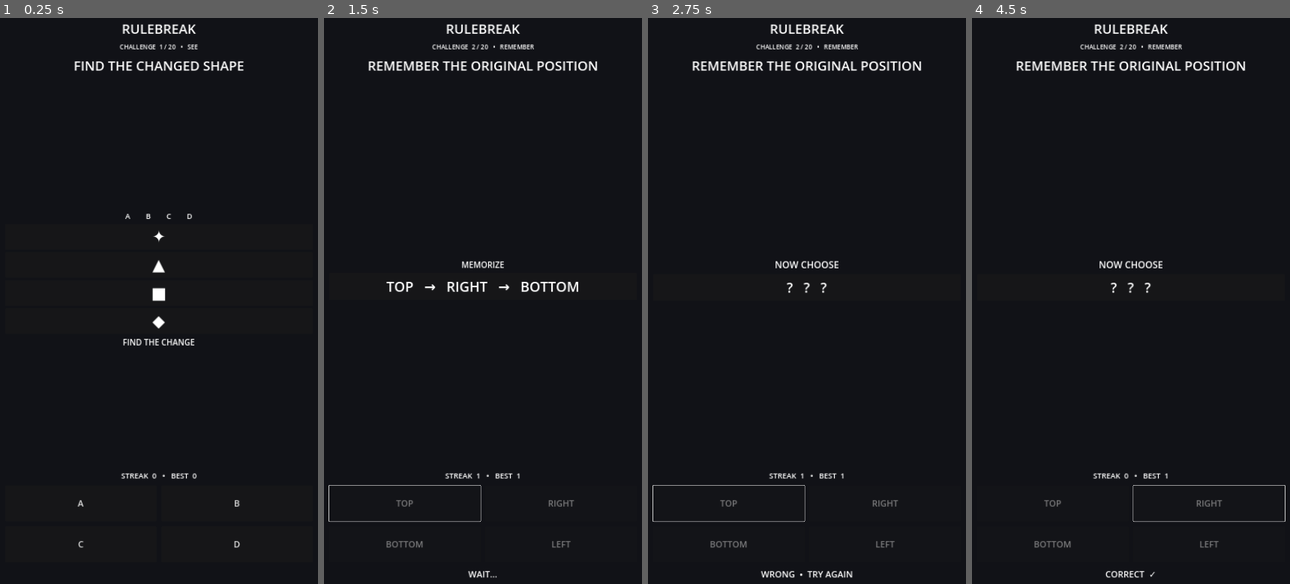
Above: before the commit, frames 1-4 (left to right).
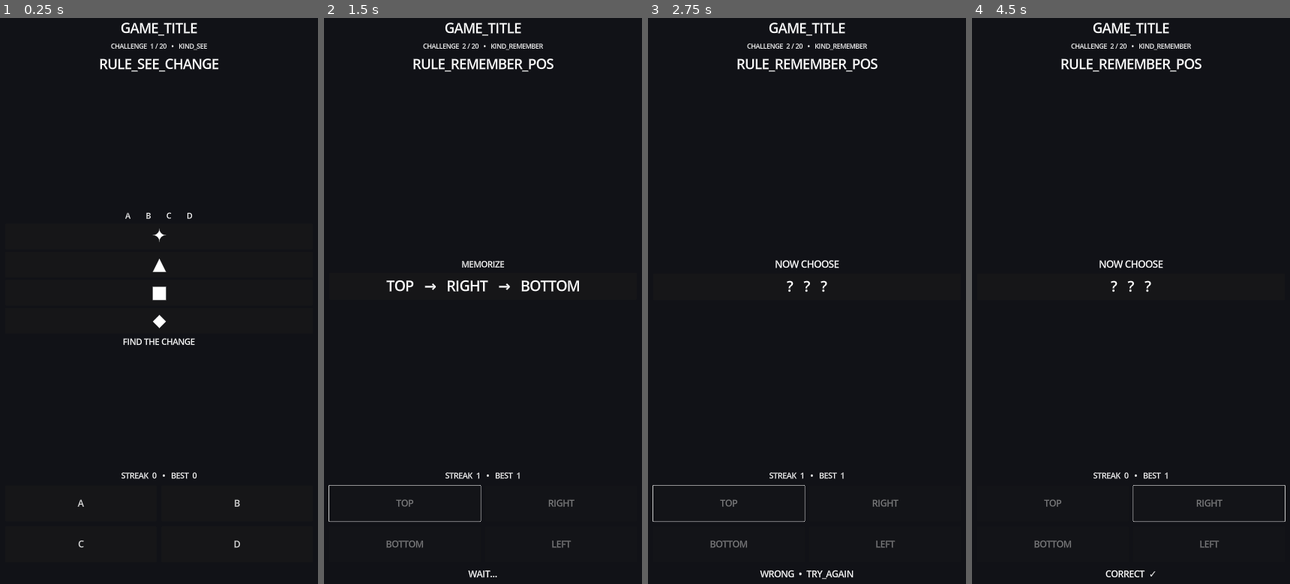
Above: after the commit, the same moments.

Repository: lukeniukrostyslav/rulebreak8
Game: Godot game, scene res://main.tscn
The game is run twice, just before and just after one commit, with the same random seed, the same clock (stepped at 60 frames per second) and the same inputs.
Inputs:
- Up to frame 1 (0.25 s): no input
- Up to frame 2 (1.5 s): click "A" at 0.5 s
- Up to frame 3 (2.75 s): click "TOP" at 2 s
- Up to frame 4 (4.5 s): tap Enter at 2.75 s; tap Space at 3.5 s; click "RIGHT" at 4.25 s

The runs differ from the first frame. In frame 1, 1.8% of the frame differs, in the area x 23-77%, y 0-94%; in frame 2, 2.5%, in the area x 13-87%, y 0-99%; in frame 3, 2.4%; in frame 4, 2.3%.

Commit message:
Load generated translations at runtime instead of pre-registering missing imports

Diff:
--- a/project.godot
+++ b/project.godot
@@ -1,11 +1,11 @@
-; RULEBREAK - Android-first premium puzzle game
-; Godot 4.x
+; Engine configuration file.
+; RULEBREAK — Godot 4.3
+
 config_version=5
 
 [application]
 config/name="RULEBREAK"
 run/main_scene="res://main.tscn"
-config/features=PackedStringArray("4.3")
 
 [display]
 window/size/viewport_width=1080
@@ -14,18 +14,18 @@
 window/size/window_height_override=960
 window/stretch/mode="canvas_items"
 
-[internationalization]
-locale/fallback="en"
-locale/translations=PackedStringArray(
-"res://locale/ui.en.translation", "res://locale/ui.es.translation", "res://locale/ui.pt_BR.translation", "res://locale/ui.fr.translation", "res://locale/ui.de.translation", "res://locale/ui.it.translation", "res://locale/ui.ru.translation", "res://locale/ui.uk.translation", "res://locale/ui.pl.translation", "res://locale/ui.tr.translation", "res://locale/ui.nl.translation", "res://locale/ui.ar.translation", "res://locale/ui.he.translation", "res://locale/ui.hi.translation", "res://locale/ui.id.translation", "res://locale/ui.vi.translation", "res://locale/ui.th.translation", "res://locale/ui.ja.translation", "res://locale/ui.ko.translation", "res://locale/ui.zh.translation", "res://locale/ui.zh_TW.translation",
-"res://locale/challenges.en.translation", "res://locale/challenges.es.translation", "res://locale/challenges.pt_BR.translation", "res://locale/challenges.fr.translation", "res://locale/challenges.de.translation", "res://locale/challenges.it.translation", "res://locale/challenges.ru.translation", "res://locale/challenges.uk.translation", "res://locale/challenges.pl.translation", "res://locale/challenges.tr.translation", "res://locale/challenges.nl.translation", "res://locale/challenges.ar.translation", "res://locale/challenges.he.translation", "res://locale/challenges.hi.translation", "res://locale/challenges.id.translation", "res://locale/challenges.vi.translation", "res://locale/challenges.th.translation", "res://locale/challenges.ja.translation", "res://locale/challenges.ko.translation", "res://locale/challenges.zh.translation", "res://locale/challenges.zh_TW.translation",
-"res://locale/extra_a.en.translation", "res://locale/extra_a.es.translation", "res://locale/extra_a.pt_BR.translation", "res://locale/extra_a.fr.translation", "res://locale/extra_a.de.translation", "res://locale/extra_a.it.translation", "res://locale/extra_a.ru.translation", "res://locale/extra_a.uk.translation", "res://locale/extra_a.pl.translation", "res://locale/extra_a.tr.translation", "res://locale/extra_a.nl.translation", "res://locale/extra_a.ar.translation", "res://locale/extra_a.he.translation", "res://locale/extra_a.hi.translation", "res://locale/extra_a.id.translation", "res://locale/extra_a.vi.translation", "res://locale/extra_a.th.translation", "res://locale/extra_a.ja.translation", "res://locale/extra_a.ko.translation", "res://locale/extra_a.zh.translation", "res://locale/extra_a.zh_TW.translation",
-"res://locale/extra_b.en.translation", "res://locale/extra_b.es.translation", "res://locale/extra_b.pt_BR.translation", "res://locale/extra_b.fr.translation", "res://locale/extra_b.de.translation", "res://locale/extra_b.it.translation", "res://locale/extra_b.ru.translation", "res://locale/extra_b.uk.translation", "res://locale/extra_b.pl.translation", "res://locale/extra_b.tr.translation", "res://locale/extra_b.nl.translation", "res://locale/extra_b.ar.translation", "res://locale/extra_b.he.translation", "res://locale/extra_b.hi.translation", "res://locale/extra_b.id.translation", "res://locale/extra_b.vi.translation", "res://locale/extra_b.th.translation", "res://locale/extra_b.ja.translation", "res://locale/extra_b.ko.translation", "res://locale/extra_b.zh.translation", "res://locale/extra_b.zh_TW.translation")
-
 [rendering]
 renderer/rendering_method="gl_compatibility"
 renderer/rendering_method.mobile="gl_compatibility"
-textures/default_filters/use_nearest_mipmap_filter=false
 
 [input]
-tap={"deadzone":0.5,"events":[Object(InputEventScreenTouch,"pressed":true), Object(InputEventMouseButton,"button_index":1,"pressed":true)]}
+tap={
+"deadzone": 0.5,
+"events": [Object(InputEventMouseButton,"button_index":1,"pressed":true)]
+}
+
+[internationalization]
+locale/fallback="en"
+
+[gui]
+theme/default_font_multichannel_signed_distance_field=true
